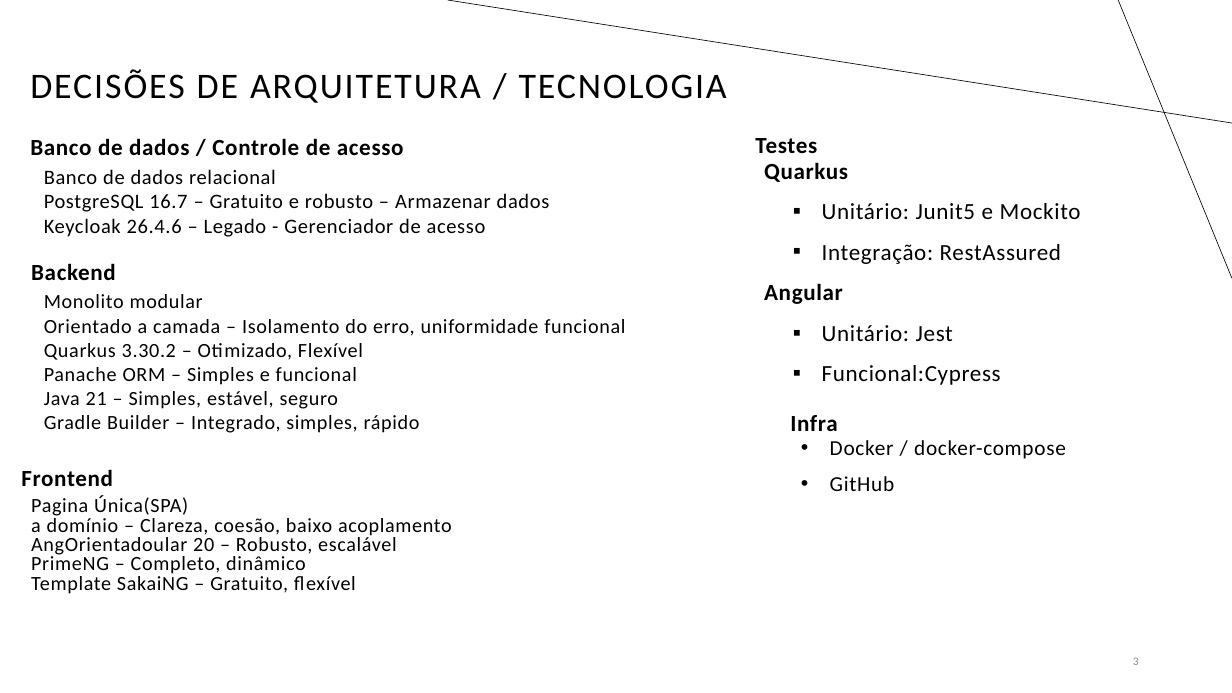
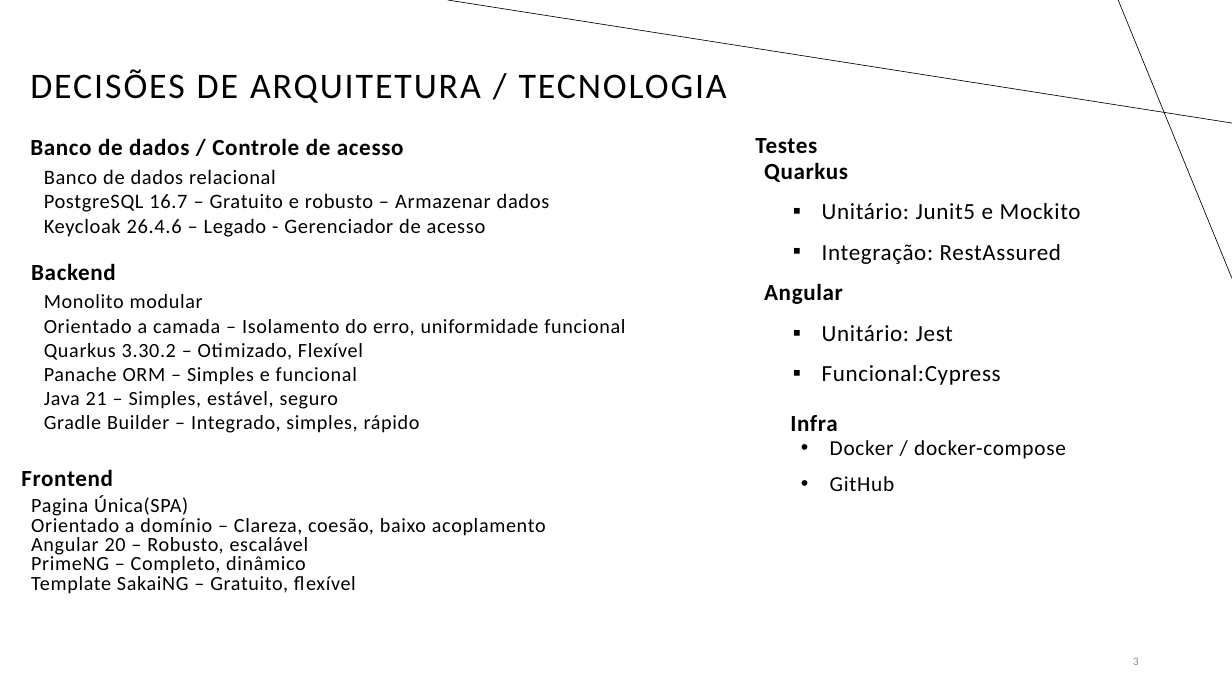
Before and after one commit to NelsonLima07/DesafioUnifor, a slide deck: slide 3 of Docs/Apresentacao_Uni4-Academico.pptx. Drawn at 1232x693 pixels with LibreOffice and Linux fonts; fonts in the diff are those of the drawing. Boxes give left, top, right and bottom in pixels: in the first picture for what was removed or moved away, otherwise in the second. Text is boxed around its words. In the diff, an @@ line names an element or a change of style, - is before the commit and + after.

```diff
--- a/Docs/Apresentacao_Uni4-Academico.pptx
+++ b/Docs/Apresentacao_Uni4-Academico.pptx
@@ text at (31, 496, 546, 594): text changed @@
-Pagina Única(SPA)
-a domínio – Clareza, coesão, baixo acoplamento
-AngOrientadoular 20 – Robusto, escalável
-PrimeNG – Completo, dinâmico
-Template SakaiNG – Gratuito, flexível
+Pagina Única(SPA)
+Orientado a domínio – Clareza, coesão, baixo acoplamento
+Angular 20 – Robusto, escalável
+PrimeNG – Completo, dinâmico
+Template SakaiNG – Gratuito, flexível
```
Also in this commit, not shown: 1 other slide changed, 1 other file.
